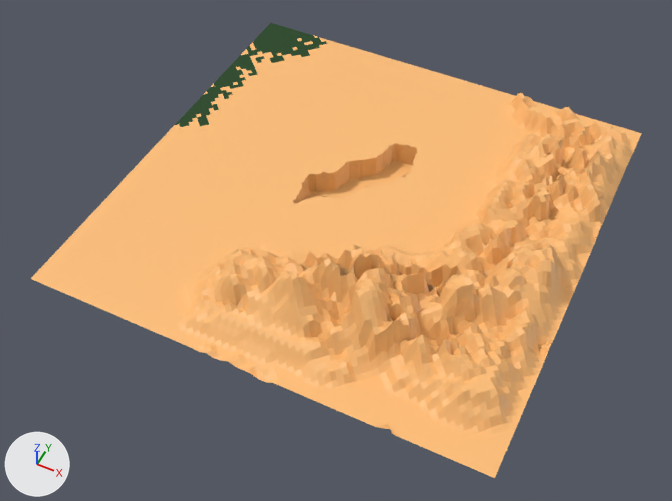
What one commit did to the FBX model Gymnasiearbete/Assets/Models/DesertMap/DesertMap.fbx.
The view is the same before and after, from a camera (50 mm lens) standing at (45.0, -98.2, 108.5) and looking at (0.2, -8.5, -3.6). Lighting does not change. The marker at lower left points along +X, +Y and +Z.

In view in the first picture: 'DesertMap'.
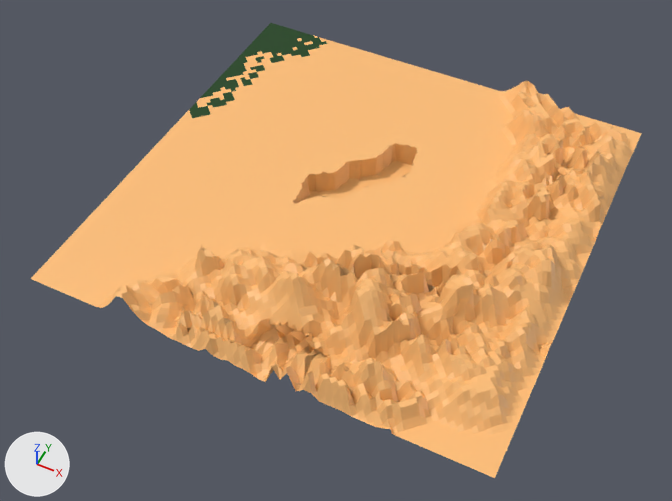
Where the newer file only moved an object's origin or applied its transform, the numbers keep the older frame.

Where the change shows, as pixel boxes (x1, y1, x2, y2) in the pictures (672 x 501 px; the box of a moved part takes in the faces that stretch with it):
```json
{"object": "DesertMap", "change": "reshaped, shading changed, recoloured", "before": [31, 23, 642, 478], "after": [31, 23, 642, 478]}
{"part": 1, "of": "me_desertmap", "change": "moved or reshaped", "before": [96, 252, 437, 434], "after": [95, 245, 437, 434]}
{"part": 2, "of": "me_desertmap", "change": "moved or reshaped", "before": [497, 91, 568, 146], "after": [497, 81, 568, 146]}
{"part": 3, "of": "me_desertmap", "change": "moved or reshaped", "before": [381, 246, 410, 256], "after": [381, 240, 410, 256]}
{"part": 4, "of": "me_desertmap", "change": "shading changed", "before": [31, 23, 642, 478], "after": [31, 23, 642, 478]}
{"part": 5, "of": "me_desertmap", "change": "recoloured", "before": [196, 42, 265, 117], "after": [196, 42, 265, 117], "on screen": "orange to green"}
{"part": 6, "of": "me_desertmap", "change": "recoloured", "before": [175, 56, 257, 127], "after": [175, 56, 257, 127], "on screen": "green to orange"}
```

Scene script edits in JSON lines:
```json
{"block": "me_desertmap", "where": "me_desertmap.from_pydata(...)  # 7979 vertices, 8065 faces; spans x -37.3..37.3, y -37.3..37.3, z -4.0..10.5"}
{"block": "me_desertmap", "where": "# used by ob_desertmap; location = (0.0, 0.0, 0.0)"}
{"block": "me_desertmap", "where": "# before: 587 (9.6, -8.4, 1.5) at pixel (391, 248), 617 (10.8, -8.4, 1.7) at pixel (398, 250), 647 (12.0, -8.4, 1.7) at pixel (405, 252), 7360 (10.2, -9.0, 2.0) at pixel (393, 250), 7361 (10.2, -10.2, 2.0)"}
{"block": "me_desertmap", "where": "# before: 7390 (9.0, -9.0, 1.5) at pixel (385, 249), 7391 (9.0, -10.2, 1.5)"}
{"block": "me_desertmap", "change": "me_desertmap part 1: 549 of 7979 vertices moved; they spanned x -24.1..25.9, y -37.3..-21.7, z -0.3..4.2 and now span x -24.1..25.9, y -37.3..-21.7, z 0.0..7.5; mean shift (0.2, 0.3, 1.8); largest move (-13.8, -24.7, 0.8) -> (-13.8, -24.7, 6.8)"}
{"block": "me_desertmap", "change": "me_desertmap part 2: 107 of 7979 vertices moved; they spanned x 12.0..24.7, y 25.3..37.3, z 0.0..1.9 and now span x 12.0..24.7, y 25.3..37.3, z 0.3..5.1; mean shift (0.0, 0.0, 2.2); largest move (19.3, 27.7, 0.0) -> (19.3, 27.7, 5.0)"}
{"block": "me_desertmap", "change": "me_desertmap part 3"}
{"op": "add", "block": "me_desertmap", "code": "for i in [587, 617, 7360, 7390]: me_desertmap.vertices[i].co += Vector((0.0, 0.0, 2.0))"}
{"op": "add", "block": "me_desertmap", "code": "for i in [647, 7361, 7391]: me_desertmap.vertices[i].co += Vector((0.0, 0.0, 0.2))"}
{"op": "set", "path": "me_desertmap.vertices[556].co", "old": "(8.4, -9.6, 1.2)", "new": "(8.4, -9.6, 1.8)", "note": "not seen -> pixel (380, 249)"}
{"op": "set", "path": "me_desertmap.vertices[557].co", "old": "(8.4, -8.4, 0.8)", "new": "(8.4, -8.4, 1.2)", "note": "pixel (383, 248) -> not seen"}
{"op": "set", "path": "me_desertmap.vertices[586].co", "old": "(9.6, -9.6, 2.0)", "new": "(9.6, -9.6, 2.8)", "note": "pixel (387, 251) -> pixel (388, 248)"}
{"op": "set", "path": "me_desertmap.vertices[616].co", "old": "(10.8, -9.6, 2.0)", "new": "(10.8, -9.6, 2.8)", "note": "not seen -> pixel (395, 250)"}
{"op": "set", "path": "me_desertmap.vertices[7329].co", "old": "(11.4, -7.8, 1.0)", "new": "(11.4, -7.8, 1.2)", "note": "pixel (403, 252) -> pixel (403, 250)"}
{"op": "set", "path": "me_desertmap.vertices[7330].co", "old": "(11.4, -9.0, 2.0)", "new": "(11.4, -9.0, 2.6)", "note": "pixel (400, 252) -> pixel (400, 249)"}
{"op": "set", "path": "me_desertmap.vertices[7359].co", "old": "(10.2, -7.8, 1.0)", "new": "(10.2, -7.8, 1.5)", "note": "pixel (396, 249) -> not seen"}
{"op": "set", "path": "me_desertmap.vertices[7389].co", "old": "(9.0, -7.8, 0.8)", "new": "(9.0, -7.8, 1.2)", "note": "pixel (388, 247) -> not seen"}
{"block": "me_desertmap", "change": "me_desertmap part 4: edges marked sharp go from 6325 to 6994"}
{"block": "me_desertmap", "change": "me_desertmap part 5: 33 of the faces centred in x -37.1..-31.3, y 6.6..29.5, z 0.0 switch from mat_desert_ground (orange #ffbf77) to mat_material (dark green #0b3f06)"}
{"block": "me_desertmap", "change": "me_desertmap part 6: 47 of the faces centred in x -37.1..-32.5, y 3.0..25.3, z 0.0 switch from mat_material (dark green #0b3f06) to mat_desert_ground (orange #ffbf77)"}
```
